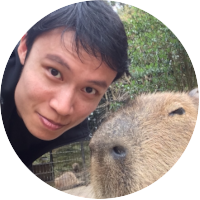
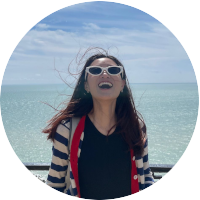
Comparing the layer stacks of the two 200 × 200 images. Changes:
added layer "WhatsApp Image 2024-10-08 at 18.00.53.jpeg copy" above "Wenkai Tay.jpg copy" over [0, 1, 199, 200]
hid "Wenkai Tay.jpg copy" over [0, 0, 199, 199]
